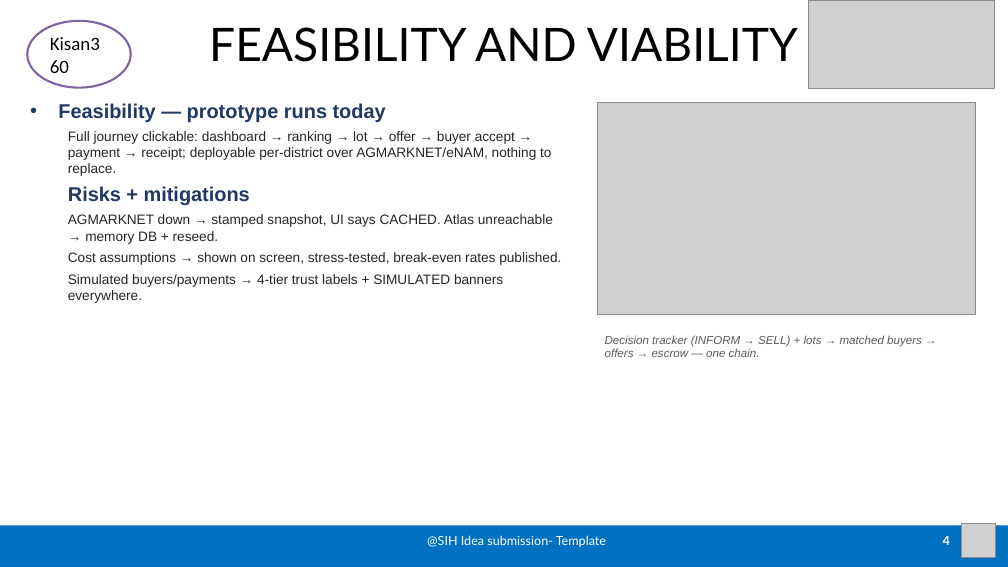
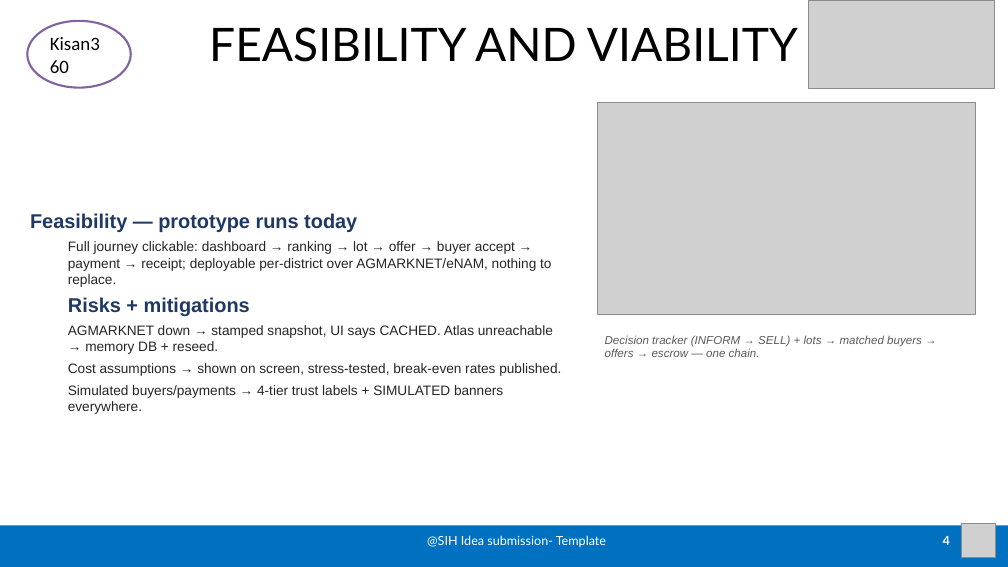
Before and after one commit to Kissan-360/Kisan360_new, a slide deck: slide 4 of Kisan360_SIH26132_Idea_PPT_v2.pptx. Drawn at 1008x567 pixels with LibreOffice and Linux fonts; fonts in the diff are those of the drawing; grey boxes stand for pictures. Boxes give left, top, right and bottom in pixels: in the first picture for what was removed or moved away, otherwise in the second. Text is boxed around its words. In the diff, an @@ line names an element or a change of style, - is before the commit and + after.

```diff
--- a/Kisan360_SIH26132_Idea_PPT_v2.pptx
+++ b/Kisan360_SIH26132_Idea_PPT_v2.pptx
@@ text "Feasibility — prototype runs today": place and size @@
-text "Feasibility — prototype runs today" at (58,103,561,303)
+text "Feasibility — prototype runs today" at (30,213,561,414)
@@ text at (30,213,357,232): bullet • to none @@
```
Also in this commit, not shown: 2 other slides changed, 56 other files.
